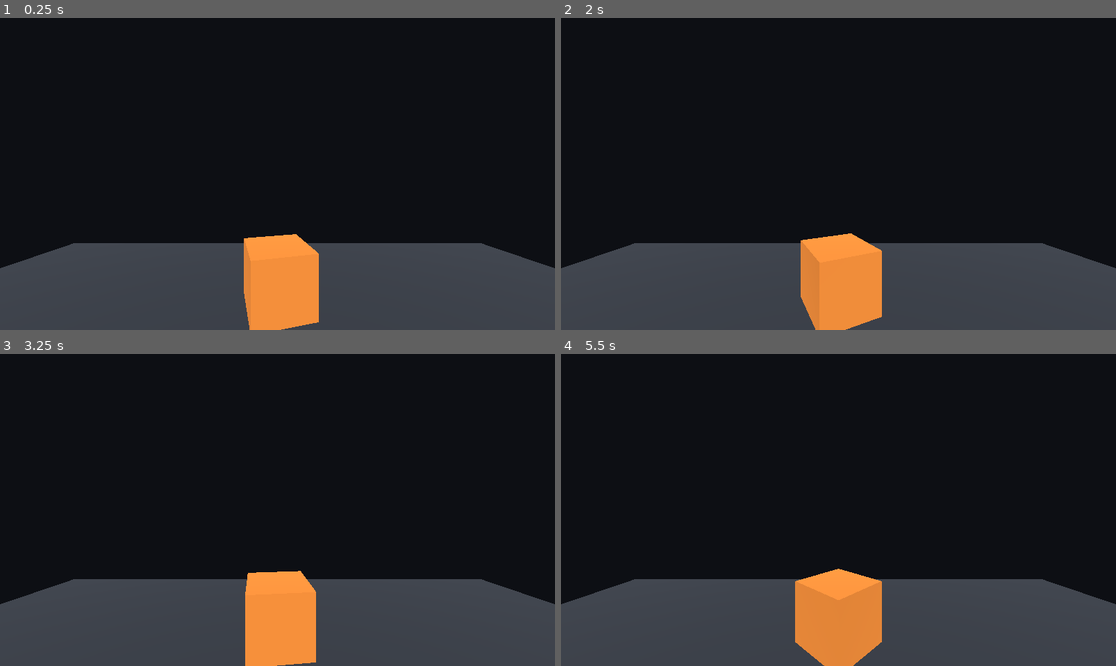
Above: before the commit, frames 1-4 (two rows, left to right).
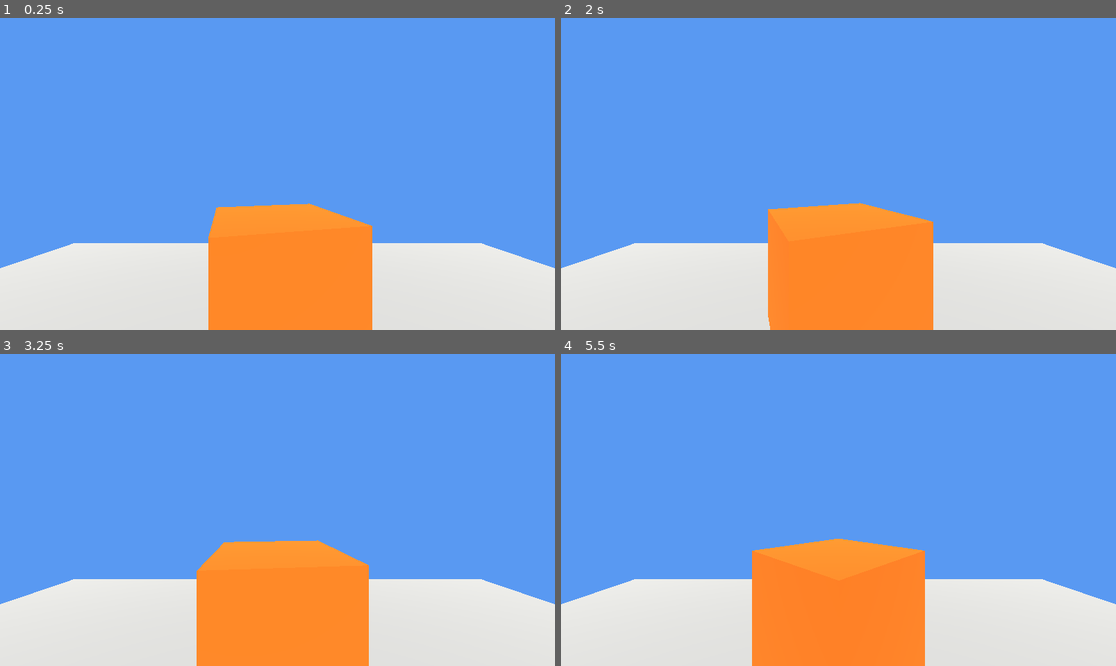
Above: after the commit, the same moments.

Repository: sosweetham/openloop
Game: Godot game, scene res://main.tscn
Same seed, same stepped clock (60 frames per second), same inputs: the game is played once before the commit and once after it.
Inputs:
- Up to frame 1 (0.25 s): no input
- Up to frame 2 (2 s): no input
- Up to frame 3 (3.25 s): no input
- Up to frame 4 (5.5 s): no input

The runs differ from the first frame. In frame 1, 97% of the frame differs, in the area x 0-100%, y 0-100%; in frame 2, 97%; in frame 3, 97%; in frame 4, 100%.

Commit message:
Show the Godot stream in the Quest headset
Pass the Activity, not the Application that ndk_context holds, to OpenXR.
Meta's runtime only fetches the launch ID, watches the activity lifecycle
and binds the session to the activity's window for an Activity; without
it the shell never ended its launch transition and nothing was shown.

Also includes the work done while chasing it: the generated
com.oculus.NativeActivity class, a session created before the activity
resumes, per-link serving with a silence timeout, holding the last pose
when the headset disconnects, and client diagnostics.

Diff:
--- a/examples/godot/hello/main.tscn
+++ b/examples/godot/hello/main.tscn
@@ -4,21 +4,21 @@
 
 [sub_resource type="Environment" id="Environment_sky"]
 background_mode = 1
-background_color = Color(0.05, 0.06, 0.08, 1)
+background_color = Color(0.35, 0.6, 0.95, 1)
 ambient_light_source = 2
-ambient_light_color = Color(0.6, 0.6, 0.65, 1)
+ambient_light_color = Color(0.85, 0.85, 0.9, 1)
 
 [sub_resource type="PlaneMesh" id="PlaneMesh_floor"]
 size = Vector2(10, 10)
 
 [sub_resource type="StandardMaterial3D" id="Material_floor"]
-albedo_color = Color(0.2, 0.22, 0.25, 1)
+albedo_color = Color(0.75, 0.75, 0.72, 1)
 
 [sub_resource type="BoxMesh" id="BoxMesh_cube"]
-size = Vector3(0.3, 0.3, 0.3)
+size = Vector3(0.6, 0.6, 0.6)
 
 [sub_resource type="StandardMaterial3D" id="Material_cube"]
-albedo_color = Color(0.95, 0.55, 0.2, 1)
+albedo_color = Color(1, 0.45, 0.1, 1)
 
 [sub_resource type="BoxMesh" id="BoxMesh_hand"]
 size = Vector3(0.05, 0.05, 0.15)
Not shown, changed: apps/quest/src/headset.rs
Not shown, changed: apps/quest/src/lib.rs
Not shown, changed: apps/quest/src/render.rs
Not shown, changed: packages/rust/runtime/src/frame.rs
Not shown, changed: packages/rust/stream/src/compositor.rs
Not shown, changed: packages/rust/stream/src/headset.rs
Not shown, changed: packages/rust/stream/src/link.rs
Not shown, changed: scripts/quest-apk.sh
Not shown, changed: scripts/quest-dev.sh
